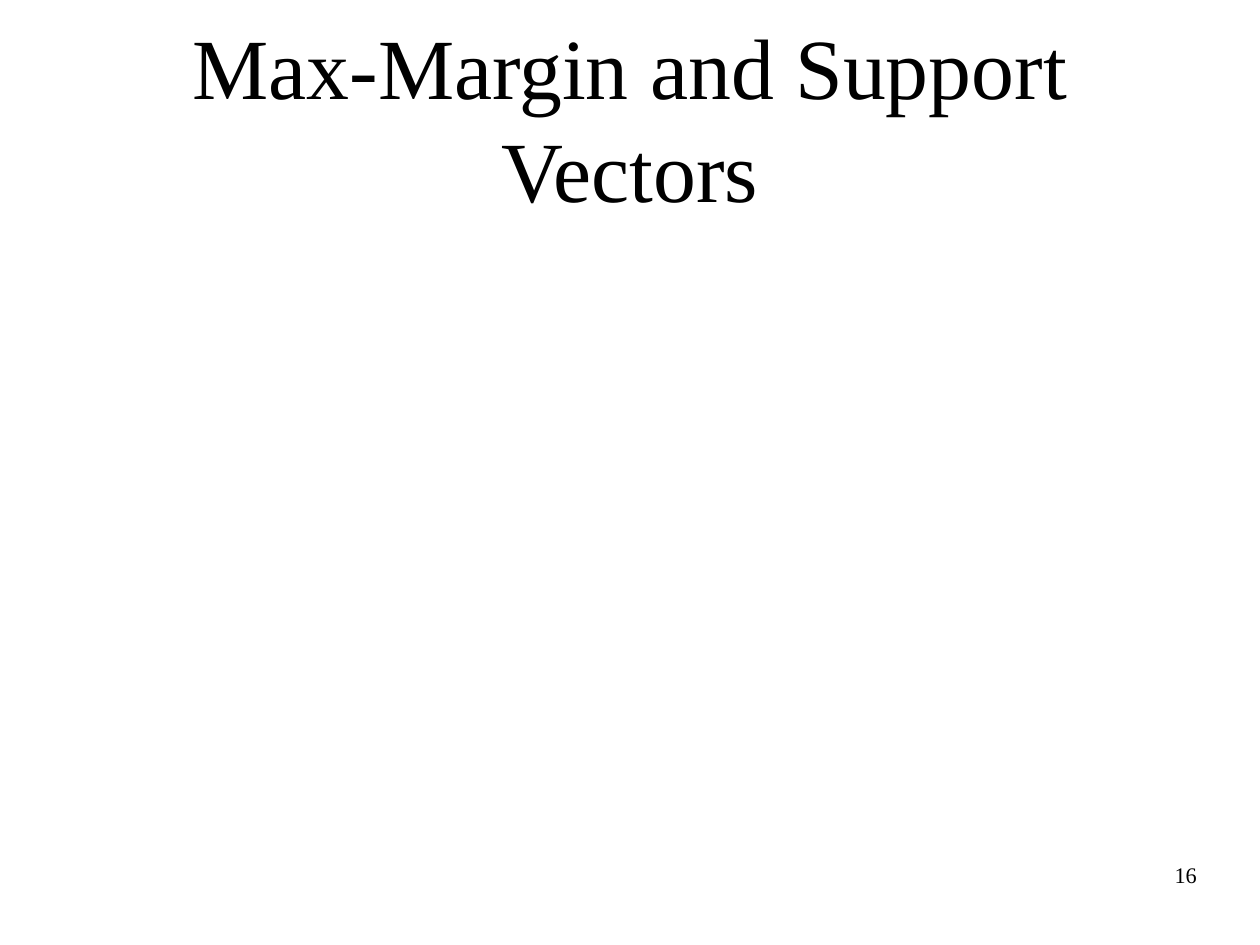
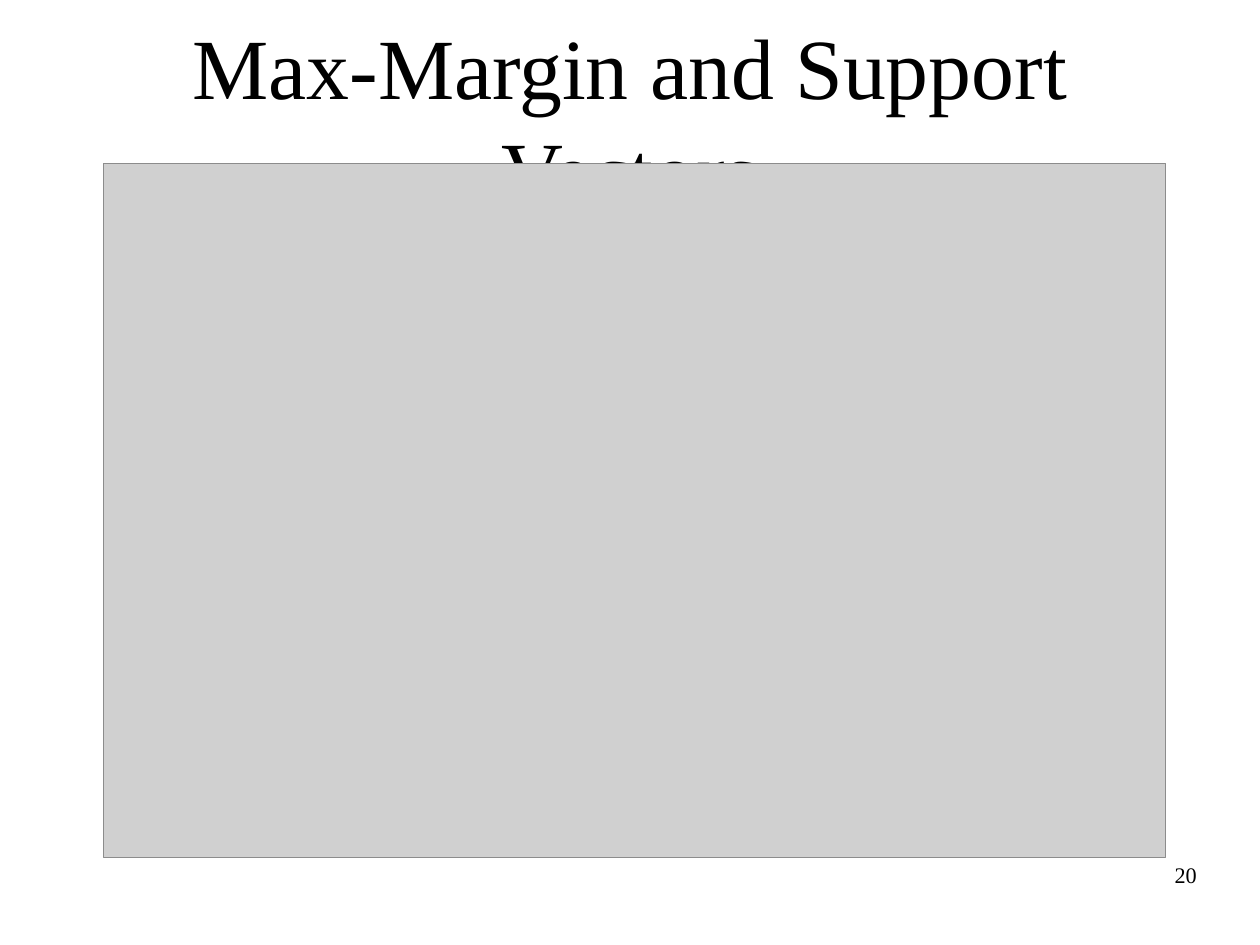
Before and after one commit to amueller/applied_ml_spring_2017, a slide deck: slide 20 of slides/aml-09-021517.odp (slide 16 before the commit). Drawn at 1260x945 pixels with LibreOffice and Linux fonts; fonts in the diff are those of the drawing; grey boxes stand for pictures. Boxes give left, top, right and bottom in pixels: in the first picture for what was removed or moved away, otherwise in the second. Text is boxed around its words. In the diff, an @@ line names an element or a change of style, - is before the commit and + after.

```diff
--- a/slides/aml-09-021517.odp
+++ b/slides/aml-09-021517.odp
@@ picture added at bbox=[104, 164, 1166, 858] @@
@@ page number at bbox=[1175, 868, 1197, 884]: text changed @@
-16
+20
```
Also in this commit, not shown: 11 other slides changed, 7 slides added, 1 slide removed, 1 other file.
